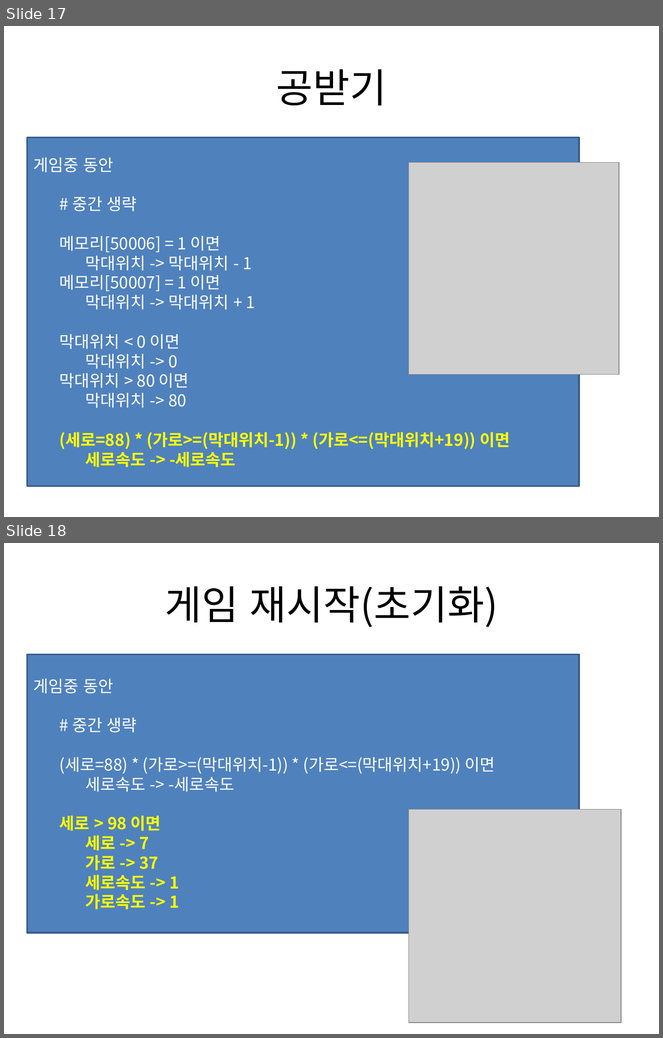
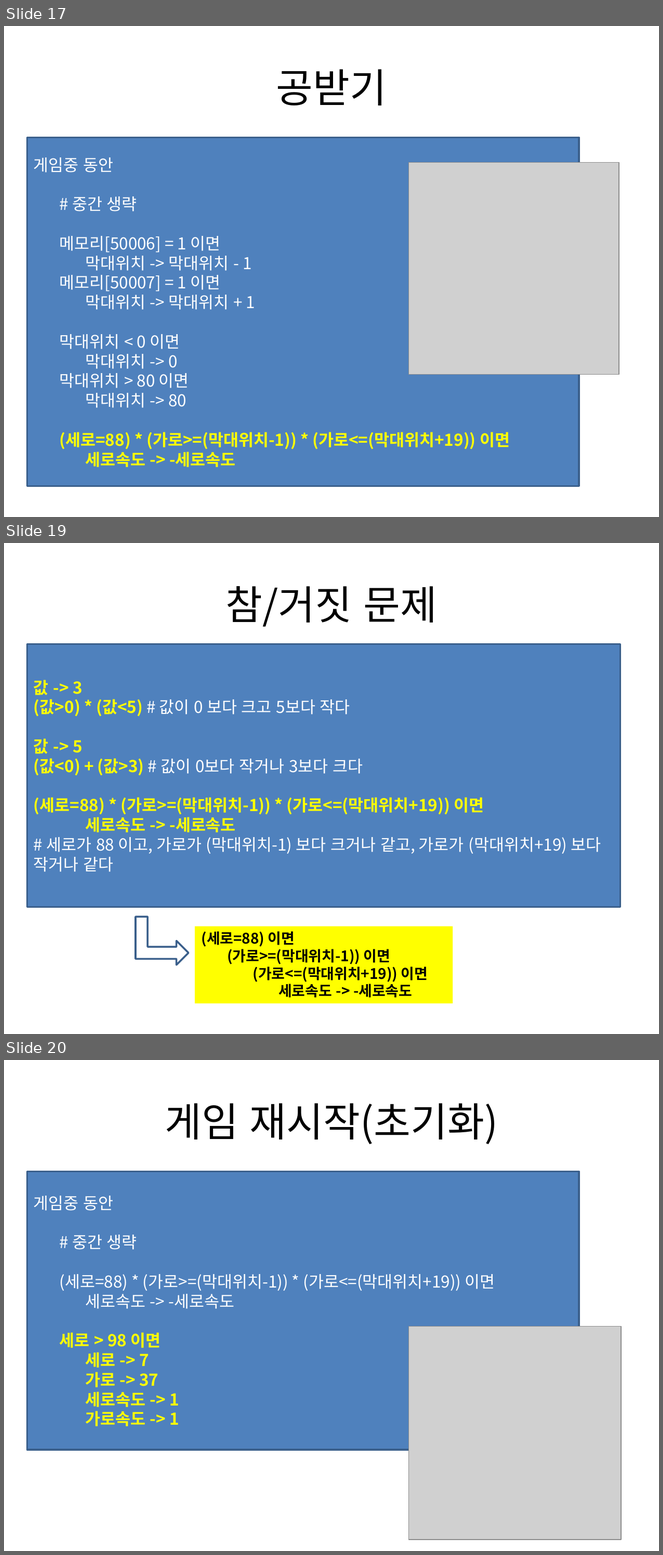
Before and after one commit to gubosd/lecture4, a slide deck: (2019.04.05) 10주차.pptx. Shown one above the other, each under a label of ours: slides 17 and 18 before the commit, slides 17, 19 and 20 after it; the slides between them are not shown. The pictures are 663x1038 and 663x1555 pixels, drawn with LibreOffice and Linux fonts; fonts in the diff are those of the drawing; grey boxes stand for pictures. Boxes give left, top, right and bottom in pixels: in the first picture for what was removed or moved away, otherwise in the second. Text is boxed around its words. In the diff, an @@ line names an element or a change of style, - is before the commit and + after.

```diff
--- a/(2019.04.05) 10주차.pptx
+++ b/(2019.04.05) 10주차.pptx
@@ slide 19 added at (x1=4, y1=543, x2=659, y2=1034), background #FFFFFF @@
@@ title added at (x1=226, y1=586, x2=437, y2=627), 44 pt, text #000000 @@
+참/거짓 문제
@@ rectangle added at (x1=27, y1=644, x2=621, y2=908), fill #4F81BD, outline #3A5F8C 2 pt, 18 pt, text #FFFF00, bold @@
+값 -> 3
+(값>0) * (값<5) # 값이 0 보다 크고 5보다 작다
+값 -> 5
+(값<0) + (값>3) # 값이 0보다 작거나 3보다 크다
+(세로=88) * (가로>=(막대위치-1)) * (가로<=(막대위치+19)) 이면
+세로속도 -> -세로속도
+# 세로가 88 이고, 가로가 (막대위치-1) 보다 크거나 같고, 가로가 (막대위치+19) 보다 작거나 같다
@@ bent up arrow added at (x1=136, y1=917, x2=189, y2=965), outline #3A5F8C 2 pt @@
@@ rectangle added at (x1=195, y1=927, x2=453, y2=1004), fill #FFFF00, 16 pt, text #000000, bold @@
+(세로=88) 이면
+(가로>=(막대위치-1)) 이면
+(가로<=(막대위치+19)) 이면
+세로속도 -> -세로속도
@@ what was slide 18 is now slide 20 @@
```
Also in this commit, not shown: 1 other slide added.
